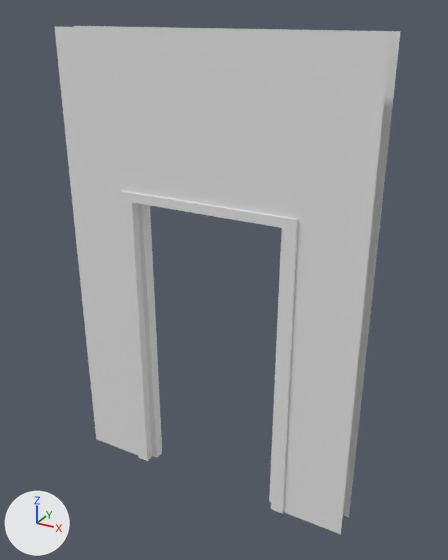
A saved change to the FBX model Afterlife Gen 2/Assets/Art/Modular Kits/Mansion/Kit New/Wall_Doorway_02.fbx.
The view is the same before and after, from a 50 mm lens placed at (-3.1, 6.96, 3.1), pointed at (-4.83, 10.09, 1.53). Lighting does not change. The marker at lower left points along +X, +Y and +Z. Where no turn or scale is listed for an object, it has been applied to the vertices.

The first picture shows 'Wall_Doorway_02'.
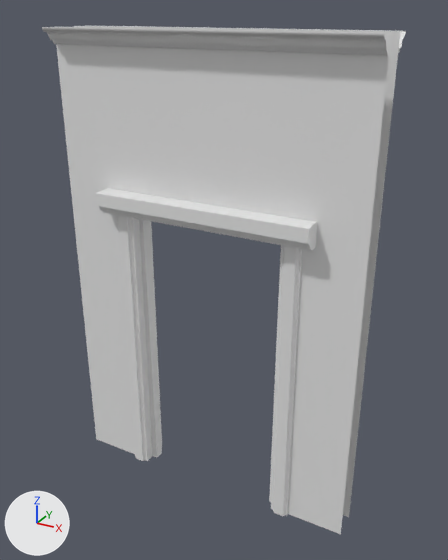
Where the change shows, as pixel boxes (x1, y1, x2, y2) in the pictures (448 x 560 px):
'Wall_Doorway_02', reshaped
    before: (55, 26, 400, 534)
    after: (42, 25, 406, 534)
part 1 of me_cube_002, added
    after: (151, 226, 162, 437)
part 2 of me_cube_002, added
    after: (95, 188, 317, 251)
part 3 of me_cube_002, added
    after: (273, 246, 302, 516)
part 4 of me_cube_002, added
    after: (118, 215, 146, 461)
part 5 of me_cube_002, added
    after: (85, 25, 406, 53)
part 6 of me_cube_002, added
    after: (42, 27, 388, 56)

The edits, one by one:
me_cube_002 is used by ob_wall_doorway_02; location (-4.887, 9.988, 0.0).
me_cube_002 had 56 vertices, 33 faces and spanned x -1.0..1.0, y -0.05..0.14, z 0.0..3.0.
me_cube_002 now has 448 vertices, 251 faces and spans x -1.01..1.0, y -0.16..0.27, z 0.0..3.0.
me_cube_002 part 1: a new loose piece of 56 vertices spanning x -0.62..-0.51, y 0.1..0.18, z 0.0..1.93, in mat_frame (white #e7e7e7).
me_cube_002 part 2: a new loose piece of 56 vertices spanning x -0.7..0.7, y -0.16..-0.03, z 1.92..2.06, in mat_frame (white #e7e7e7).
me_cube_002 part 3: a new loose piece of 56 vertices spanning x 0.52..0.63, y -0.07..0.01, z 0.0..1.93, in mat_frame (white #e7e7e7).
me_cube_002 part 4: a new loose piece of 56 vertices spanning x -0.62..-0.51, y -0.07..0.01, z 0.0..1.93, in mat_frame (white #e7e7e7).
me_cube_002 part 5: a new loose piece of 28 vertices spanning x -1.0..1.0, y 0.13..0.23, z 2.9..3.0, in mat_wall (white #e7e7e7).
me_cube_002 part 6: a new loose piece of 28 vertices spanning x -1.01..1.0, y -0.14..-0.04, z 2.9..3.0, in mat_wall (white #e7e7e7).
